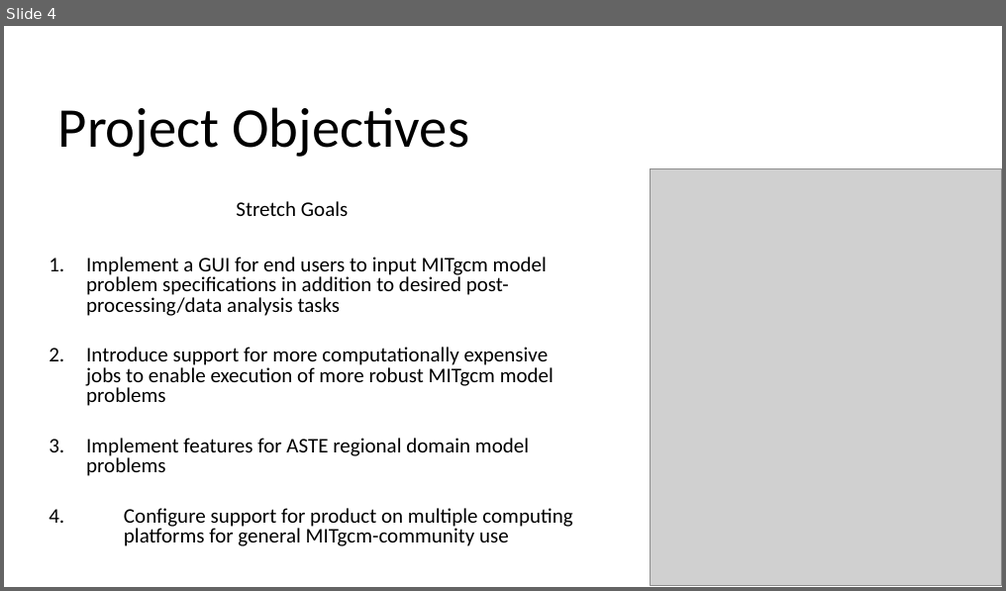
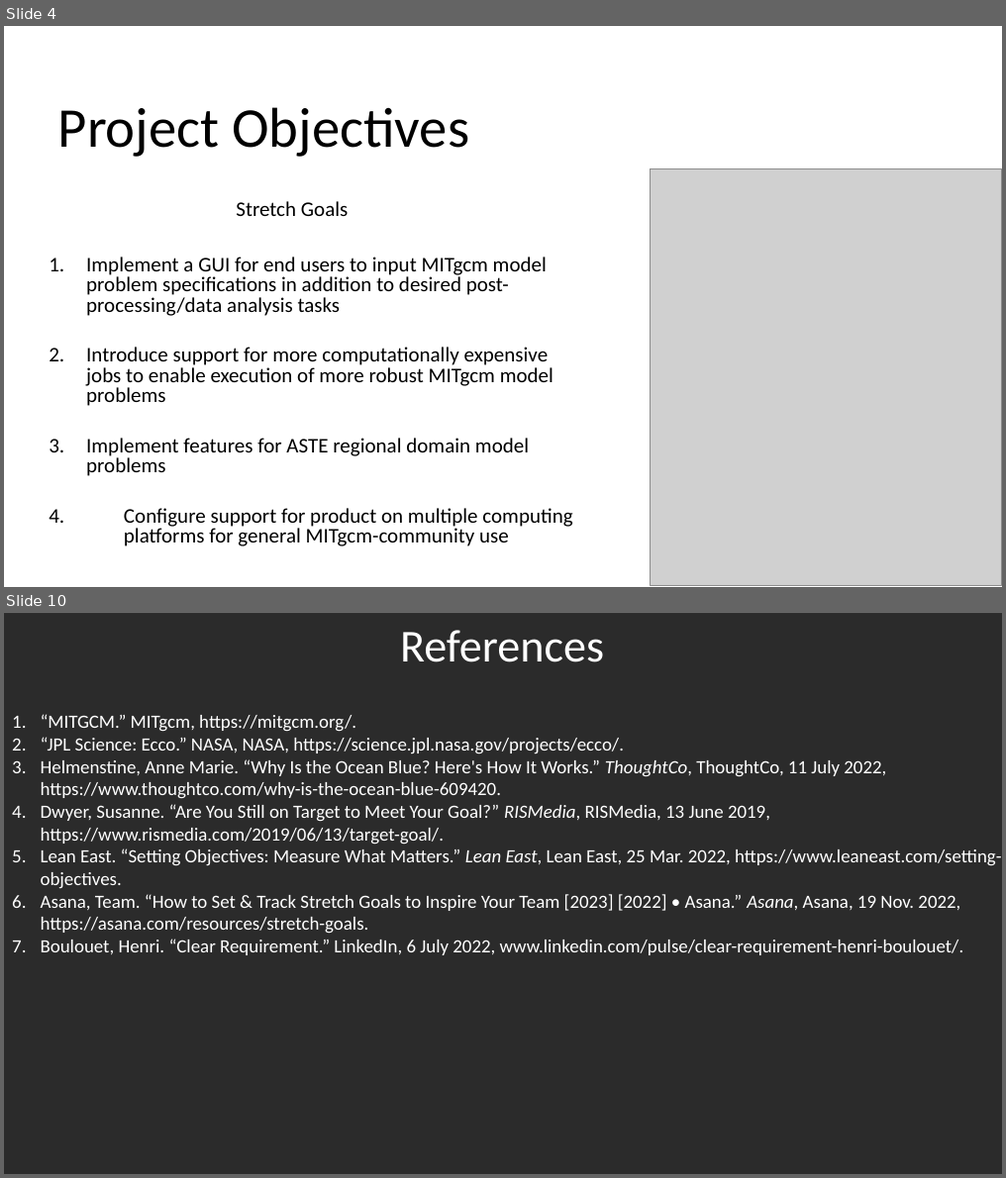
Before and after one commit to JCam98/MITgcm-solver, a slide deck: deliverables/product_design_overview.pptx. Shown one above the other, each under a label of ours: slide 4 before the commit, slides 4 and 10 after it; the slides between them are not shown. The pictures are 1006x591 and 1006x1178 pixels, drawn with LibreOffice and Linux fonts; fonts in the diff are those of the drawing; grey boxes stand for pictures; background and template pictures are left out; a plain dark background stands for a picture behind light text. Boxes give left, top, right and bottom in pixels: in the first picture for what was removed or moved away, otherwise in the second. Text is boxed around its words. In the diff, an @@ line names an element or a change of style, - is before the commit and + after.

Commit message:
updated product_design_overview project_requirements feasibility_analysis and GUI_Design_SM_0.1

```diff
--- a/deliverables/product_design_overview.pptx
+++ b/deliverables/product_design_overview.pptx
@@ slide 10 added at bbox=[4, 613, 1002, 1174], background picture (left out) @@
@@ text added at bbox=[400, 630, 604, 663], 44 pt, text #FFFFFF @@
+References
@@ text added at bbox=[41, 714, 1001, 956], 18 pt, text #FFFFFF @@
+1. “MITGCM.” MITgcm, https://mitgcm.org/.
+2. “JPL Science: Ecco.” NASA, NASA, https://science.jpl.nasa.gov/projects/ecco/.
+3. Helmenstine, Anne Marie. “Why Is the Ocean Blue? Here's How It Works.” ThoughtCo, ThoughtCo, 11 July 2022, https://www.thoughtco.com/why-is-the-ocean-blue-609420.
+4. Dwyer, Susanne. “Are You Still on Target to Meet Your Goal?” RISMedia, RISMedia, 13 June 2019, https://www.rismedia.com/2019/06/13/target-goal/.
+5. Lean East. “Setting Objectives: Measure What Matters.” Lean East, Lean East, 25 Mar. 2022, https://www.leaneast.com/setting-objectives.
+6. Asana, Team. “How to Set & Track Stretch Goals to Inspire Your Team [2023] [2022] • Asana.” Asana, Asana, 19 Nov. 2022, https://asana.com/resources/stretch-goals.
+7. Boulouet, Henri. “Clear Requirement.” LinkedIn, 6 July 2022, www.linkedin.com/pulse/clear-requirement-henri-boulouet/.
```
Also in this commit, not shown: 3 slides changed, 3 other slides added, 6 slides removed, 32 other files.
